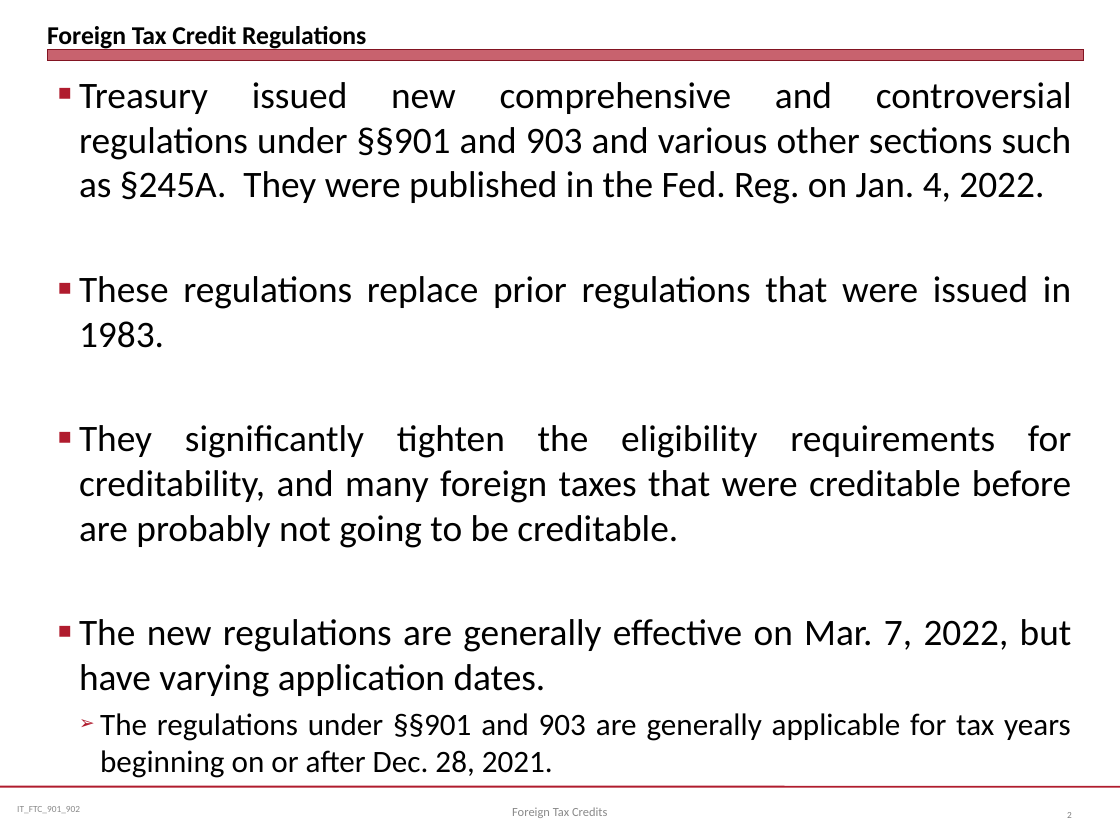
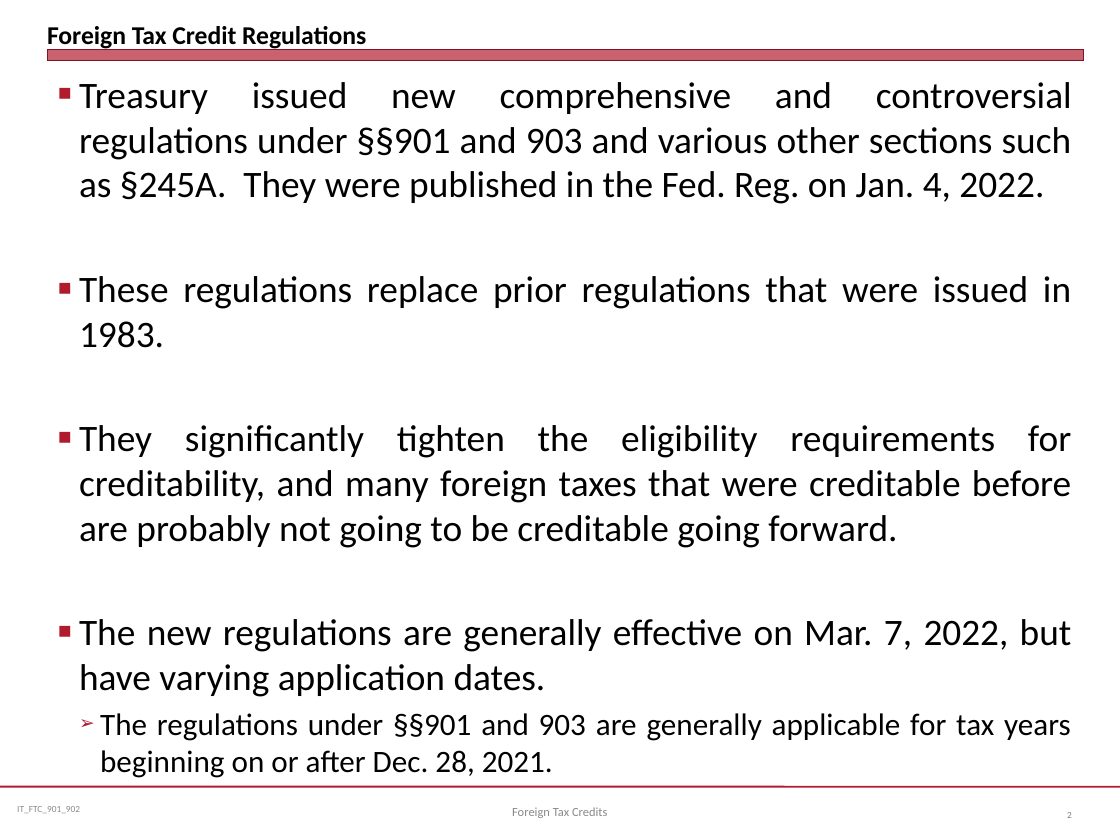
Before and after one commit to jmc877/International-Tax, a slide deck: slide 2 of slides/IT_FTC_901_22.pptx. Drawn at 1120x840 pixels with LibreOffice and Linux fonts; fonts in the diff are those of the drawing. Boxes give left, top, right and bottom in pixels: in the first picture for what was removed or moved away, otherwise in the second. Text is boxed around its words. In the diff, an @@ line names an element or a change of style, - is before the commit and + after.

```diff
--- a/slides/IT_FTC_901_22.pptx
+++ b/slides/IT_FTC_901_22.pptx
@@ text at bbox=[79, 425, 1071, 548]: text changed @@
-■ They significantly tighten the eligibility requirements for creditability, and many foreign taxes that were creditable before are probably not going to be creditable.
+■ They significantly tighten the eligibility requirements for creditability, and many foreign taxes that were creditable before are probably not going to be creditable going forward.
```
Also in this commit, not shown: 10 other slides changed, 3 slides added, 5 slides removed, 3 other files.
